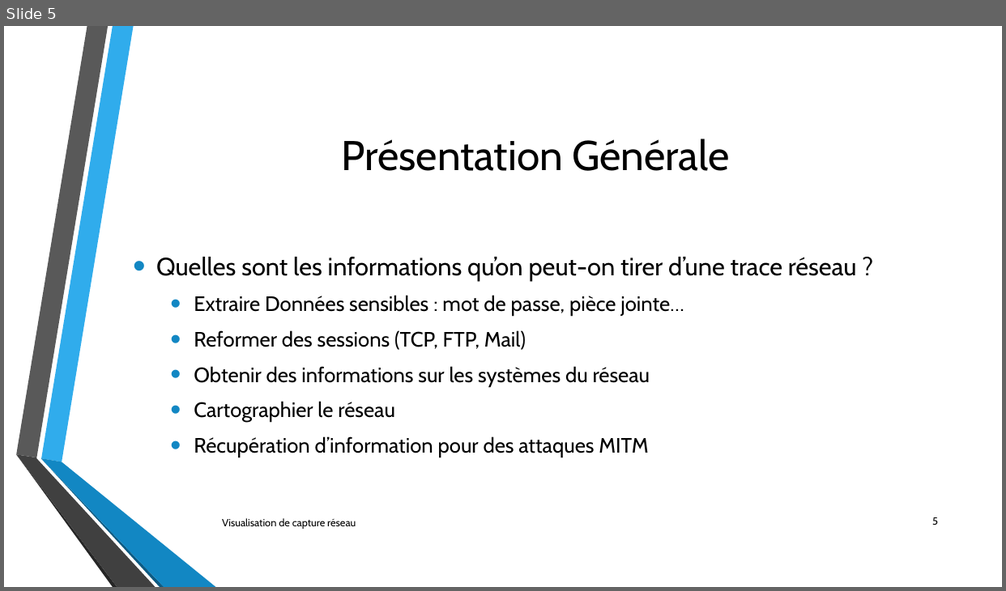
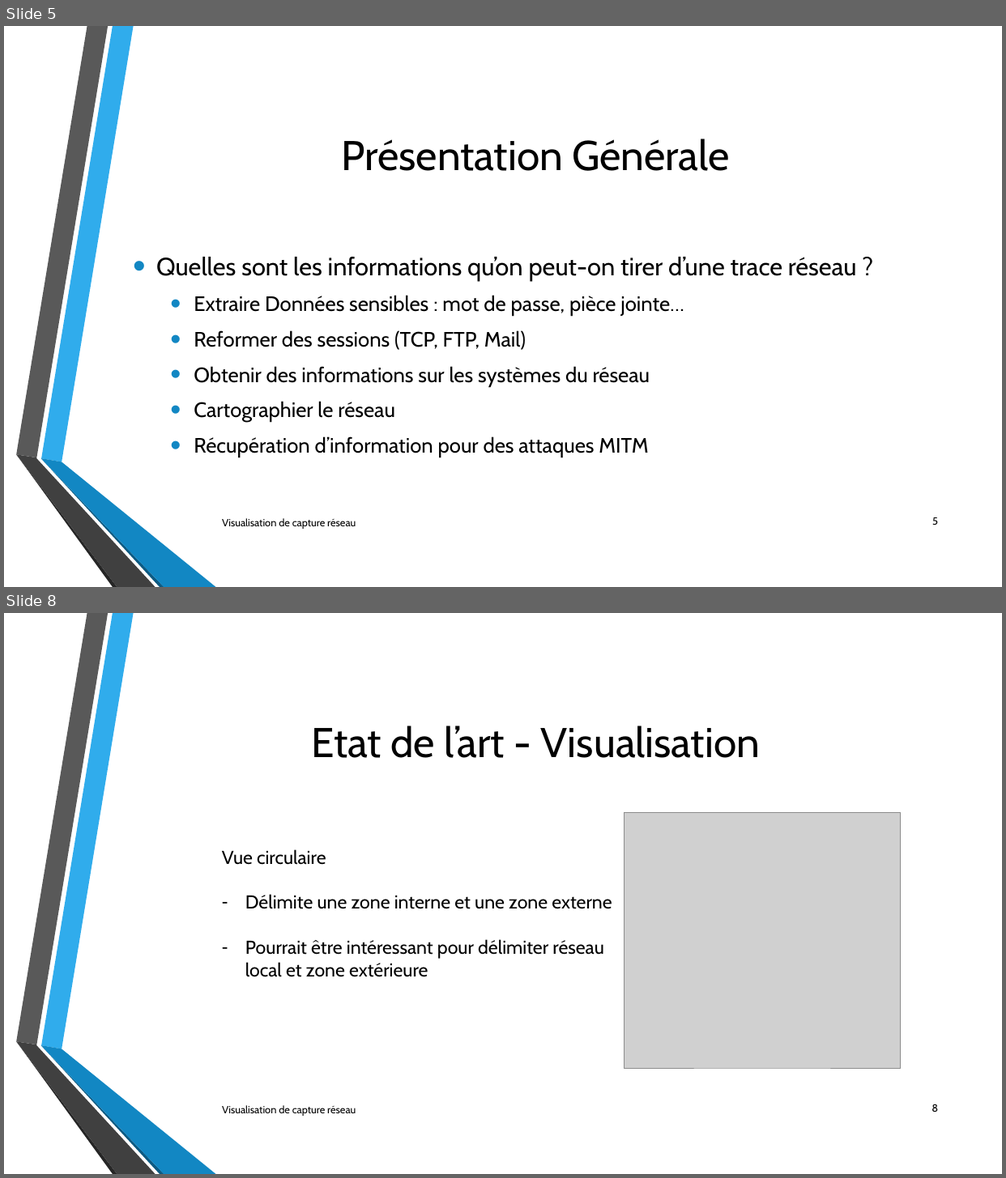
Before and after one commit to lechinoix/Pcap-visualization-project, a slide deck: Présentation de mi-projet/Outils de visualisation de capture réseau.pptx. Shown one above the other, each under a label of ours: slide 5 before the commit, slides 5 and 8 after it; the slides between them are not shown. The pictures are 1006x591 and 1006x1178 pixels, drawn with LibreOffice and Linux fonts; fonts in the diff are those of the drawing; grey boxes stand for pictures; background and template pictures are left out. Boxes give left, top, right and bottom in pixels: in the first picture for what was removed or moved away, otherwise in the second. Text is boxed around its words. In the diff, an @@ line names an element or a change of style, - is before the commit and + after.

Commit message:
Presentation v2.0 et images

```diff
--- a/Présentation de mi-projet/Outils de visualisation de capture réseau.pptx
+++ b/Présentation de mi-projet/Outils de visualisation de capture réseau.pptx
@@ slide 8 added at (x1=4, y1=613, x2=1002, y2=1174), background picture (left out); not listed: 6 template elements that a slide beside it also shows @@
@@ title added at (x1=311, y1=726, x2=760, y2=758), 40 pt, text #000000 @@
+Etat de l’art - Visualisation
@@ picture added at (x1=624, y1=813, x2=900, y2=1069) @@
@@ text added at (x1=222, y1=850, x2=612, y2=977), 18 pt, text #000000 @@
+Vue circulaire
+– Délimite une zone interne et une zone externe
+– Pourrait être intéressant pour délimiter réseau local et zone extérieure
@@ text added at (x1=222, y1=1105, x2=356, y2=1116), 10 pt, text #000000 @@
+Visualisation de capture réseau
@@ page number added at (x1=931, y1=1105, x2=938, y2=1112), 10 pt, text #000000 @@
+8
```
Also in this commit, not shown: 5 slides changed, 4 other slides added, 2 slides removed, 9 other files.
